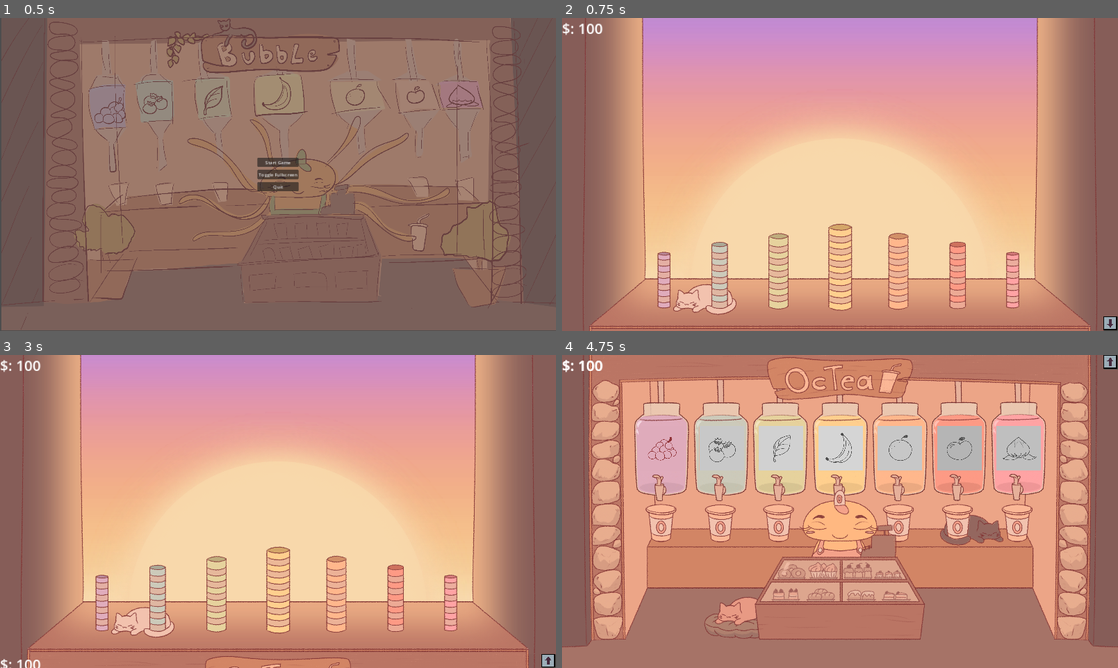
Above: before the commit, frames 1-4 (two rows, left to right).
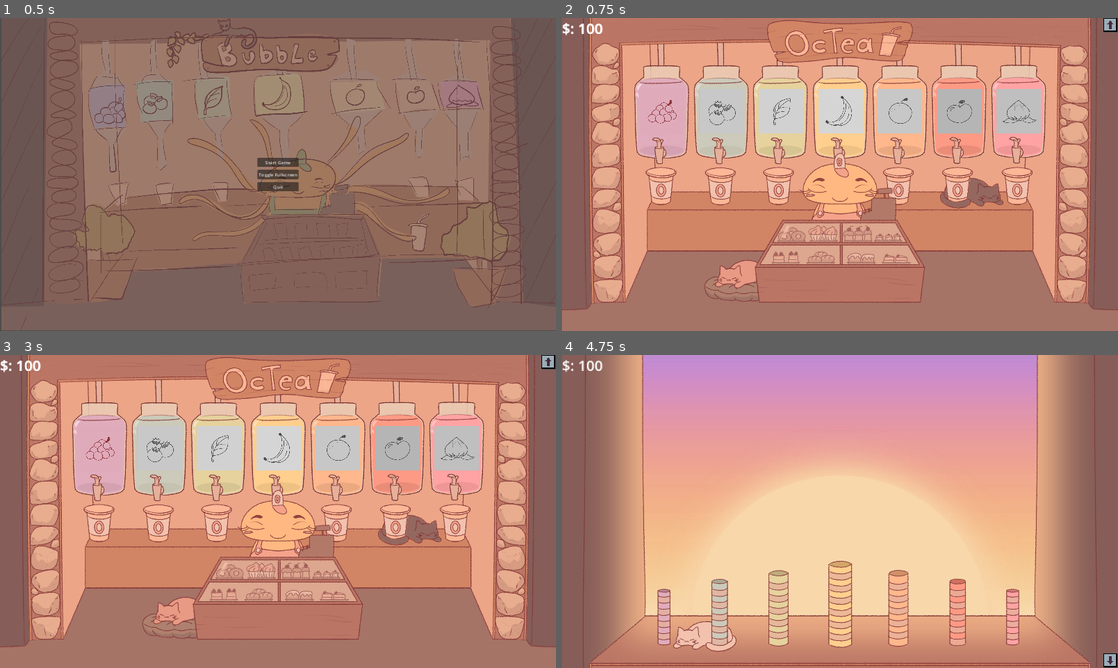
Above: after the commit, the same moments.

Repository: Spedinja/GGJ25
Game: Godot game, scene res://scenes/main_menu.tscn
Same seed, same stepped clock (60 frames per second), same inputs: the game is played once before the commit and once after it. Sound files missing from this copy of the repository are replaced by a short silence.
Inputs (mouse positions are in pixels of both pictures, inside the frame that each line leads up to; where the layout moved, square brackets give the same spot in the first picture):
- Up to frame 1 (0.5 s): no input
- Up to frame 2 (0.75 s): click "Start Game" at 0.5 s
- Up to frame 3 (3 s): click (411, 530) at 1.27 s; click (177, 611) at 2.02 s; click (550, 661) at 2.77 s
- Up to frame 4 (4.75 s): click (1112, 361) [1112, 439] at 3.5 s; click (706, 574) at 4.27 s

Frame 1 is identical in both runs. In frame 2, 78% of the frame differs, in the area x 0-100%, y 0-100%; in frame 3, 75%; in frame 4, 78%.

Commit message:
added cat sounds

Diff:
--- a/scenes/player_area.tscn
+++ b/scenes/player_area.tscn
@@ -1,8 +1,9 @@
-[gd_scene load_steps=28 format=3 uid="uid://cb6ad1kyqcpmi"]
+[gd_scene load_steps=29 format=3 uid="uid://cb6ad1kyqcpmi"]
 
 [ext_resource type="Script" path="res://scripts/bubble_area.gd" id="1_hc30i"]
 [ext_resource type="Script" path="res://scripts/bubble_spawner.gd" id="2_7d4fa"]
 [ext_resource type="Texture2D" uid="uid://tm1gwcr3fuol" path="res://sprites/Background_Sky.png" id="3_n7f4v"]
+[ext_resource type="Script" path="res://scripts/gadse.gd" id="4_harbk"]
 [ext_resource type="Texture2D" uid="uid://bob58ibtrfvo" path="res://sprites/tmp_btn_pressed.png" id="5_0jclp"]
 [ext_resource type="Texture2D" uid="uid://fvuy8fywb6rw" path="res://sprites/tmp_btn_normal.png" id="5_x6kud"]
 [ext_resource type="Texture2D" uid="uid://c4crdoexrkg6w" path="res://sprites/tmp_btn_hover.png" id="6_m3mqp"]
@@ -92,6 +93,7 @@
 text = "$: 0000"
 
 [node name="btnGoDown" type="TextureButton" parent="BubbleArea/BubbleArea_HUD"]
+visible = false
 texture_filter = 1
 custom_minimum_size = Vector2(50, 50)
 anchors_preset = 3
@@ -203,8 +205,29 @@
 texture_normal = ExtResource("23_gaul0")
 texture_disabled = ExtResource("14_25fue")
 
+[node name="Cat" type="TextureButton" parent="."]
+offset_left = 393.0
+offset_top = 913.0
+offset_right = 593.0
+offset_bottom = 1033.0
+script = ExtResource("4_harbk")
+
+[node name="Cat2" type="TextureButton" parent="."]
+offset_left = 1315.0
+offset_top = 1628.0
+offset_right = 1515.0
+offset_bottom = 1748.0
+script = ExtResource("4_harbk")
+
+[node name="Cat3" type="TextureButton" parent="."]
+offset_left = 540.0
+offset_top = 1906.0
+offset_right = 675.0
+offset_bottom = 2026.0
+script = ExtResource("4_harbk")
+
 [node name="Camera2D" type="Camera2D" parent="."]
-position = Vector2(960, 540)
+position = Vector2(960, 1620)
 script = ExtResource("18_gmjm1")
 
 [connection signal="pressed" from="BubbleArea/BubbleArea_HUD/btnGoDown" to="Camera2D" method="_on_to_shop_pressed"]
--- /dev/null
+++ b/scripts/gadse.gd
@@ -0,0 +1,4 @@
+extends TextureButton
+
+func _pressed():
+	SignalManager.pet_cat.emit()
--- a/scripts/music_player.gd
+++ b/scripts/music_player.gd
@@ -16,6 +16,7 @@
 @onready var other_sfx_player = $other_sfx
 
 var level_up_sfx = "res://sfx/MachineUpgrade.mp3"
+var cat_pet_sound = "res://sfx/PetTheCat.mp3"
 
 signal music_changed
 
@@ -33,6 +34,7 @@
 	base_audio_player.finished.connect(on_audio_player_finished)
 	SignalManager.bubble_popped.connect(on_bubble_popped)
 	SignalManager.machine_level_up.connect(on_level_up)
+	SignalManager.pet_cat.connect(pet_cat)
 
 func create_playlist():
 	base_playlist = [] + base_tracks
@@ -68,11 +70,11 @@
 	play_random_song()
 
 func on_location_switch():
+	cafe = not cafe
 	if cafe:
 		cross_fade(cafe_audio_player,sky_audio_player)
 	else:
 		cross_fade(sky_audio_player,cafe_audio_player)
-	cafe = not cafe
 
 func cross_fade(from, to):
 	var music_fade_out_tween = create_tween().set_ease(Tween.EaseType.EASE_IN_OUT).set_trans(Tween.TRANS_QUAD)
@@ -90,3 +92,8 @@
 func on_level_up():
 	other_sfx_player.stream = load(level_up_sfx)
 	other_sfx_player.play()
+
+func pet_cat():
+	other_sfx_player.stream = load(cat_pet_sound)
+	other_sfx_player.play()
+	print("meow")
--- a/scripts/signal_manager.gd
+++ b/scripts/signal_manager.gd
@@ -3,3 +3,4 @@
 signal bubble_popped(param)
 signal money_changed(value)
 signal machine_level_up
+signal pet_cat
Not shown, added: sfx/PetTheCat.mp3.import
Binary file added: sprites/empty.png
Not shown, added: sprites/empty.png.import
Not shown, added: sfx/PetTheCat.mp3
